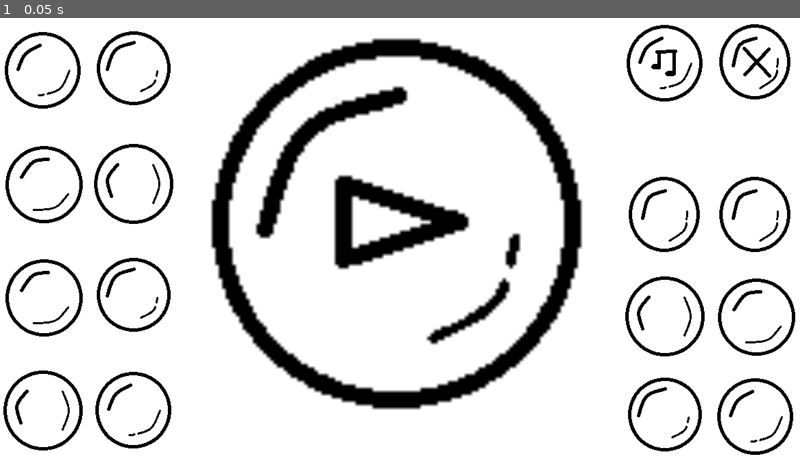
Above: before the commit, frame 1.
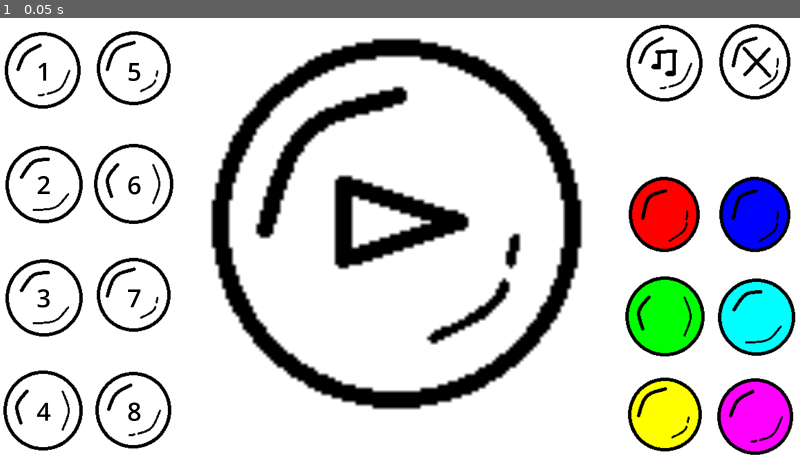
Above: after the commit, the same moment.

Repository: EmilioKolo/globalgamejam2025
Game: Godot game, scene res://scenes/menu.tscn
Same seed, same stepped clock (60 frames per second), same inputs: the game is played once before the commit and once after it.
Inputs:
- Up to frame 1 (0.05 s): no input

The runs differ from the first frame. In frame 1, 6.5% of the frame differs, in the area x 4-99%, y 9-98%.

Commit message:
Change colours and add transparent bubbles

Diff:
--- a/scenes/game.tscn
+++ b/scenes/game.tscn
@@ -26,6 +26,48 @@
 size_flags_horizontal = 3
 size_flags_stretch_ratio = 2.0
 
+[node name="pop_counter" type="HBoxContainer" parent="columns/left_panel"]
+layout_mode = 2
+size_flags_vertical = 3
+
+[node name="Label" type="Label" parent="columns/left_panel/pop_counter"]
+layout_mode = 2
+theme_override_colors/font_color = Color(0, 0, 0, 1)
+theme_override_font_sizes/font_size = 36
+text = " Pops: "
+vertical_alignment = 1
+
+[node name="pops" type="Label" parent="columns/left_panel/pop_counter"]
+custom_minimum_size = Vector2(100, 40)
+layout_mode = 2
+size_flags_horizontal = 3
+theme_override_colors/font_color = Color(0, 0, 0, 1)
+theme_override_font_sizes/font_size = 40
+text = "0"
+vertical_alignment = 1
+autowrap_mode = 1
+
+[node name="pop_counter_total" type="HBoxContainer" parent="columns/left_panel"]
+layout_mode = 2
+size_flags_vertical = 3
+
+[node name="Label" type="Label" parent="columns/left_panel/pop_counter_total"]
+layout_mode = 2
+theme_override_colors/font_color = Color(0, 0, 0, 1)
+theme_override_font_sizes/font_size = 36
+text = " Total: "
+vertical_alignment = 1
+
+[node name="pops" type="Label" parent="columns/left_panel/pop_counter_total"]
+custom_minimum_size = Vector2(100, 40)
+layout_mode = 2
+size_flags_horizontal = 3
+theme_override_colors/font_color = Color(0, 0, 0, 1)
+theme_override_font_sizes/font_size = 40
+text = "0"
+vertical_alignment = 1
+autowrap_mode = 1
+
 [node name="title" type="HBoxContainer" parent="columns/left_panel"]
 layout_mode = 2
 size_flags_vertical = 3
@@ -174,48 +216,6 @@
 theme_override_font_sizes/font_size = 40
 text = "25"
 horizontal_alignment = 1
-vertical_alignment = 1
-autowrap_mode = 1
-
-[node name="pop_counter" type="HBoxContainer" parent="columns/left_panel"]
-layout_mode = 2
-size_flags_vertical = 3
-
-[node name="Label" type="Label" parent="columns/left_panel/pop_counter"]
-layout_mode = 2
-theme_override_colors/font_color = Color(0, 0, 0, 1)
-theme_override_font_sizes/font_size = 36
-text = " Pops: "
-vertical_alignment = 1
-
-[node name="pops" type="Label" parent="columns/left_panel/pop_counter"]
-custom_minimum_size = Vector2(100, 40)
-layout_mode = 2
-size_flags_horizontal = 3
-theme_override_colors/font_color = Color(0, 0, 0, 1)
-theme_override_font_sizes/font_size = 40
-text = "0"
-vertical_alignment = 1
-autowrap_mode = 1
-
-[node name="pop_counter_total" type="HBoxContainer" parent="columns/left_panel"]
-layout_mode = 2
-size_flags_vertical = 3
-
-[node name="Label" type="Label" parent="columns/left_panel/pop_counter_total"]
-layout_mode = 2
-theme_override_colors/font_color = Color(0, 0, 0, 1)
-theme_override_font_sizes/font_size = 36
-text = " Total: "
-vertical_alignment = 1
-
-[node name="pops" type="Label" parent="columns/left_panel/pop_counter_total"]
-custom_minimum_size = Vector2(100, 40)
-layout_mode = 2
-size_flags_horizontal = 3
-theme_override_colors/font_color = Color(0, 0, 0, 1)
-theme_override_font_sizes/font_size = 40
-text = "0"
 vertical_alignment = 1
 autowrap_mode = 1
 
--- a/scenes/menu.tscn
+++ b/scenes/menu.tscn
@@ -34,24 +34,100 @@
 sprite_frame = 12
 button_size = 128
 
+[node name="Label1" type="Label" parent="columns/left_panel1/button1"]
+layout_mode = 1
+anchors_preset = 8
+anchor_left = 0.5
+anchor_top = 0.5
+anchor_right = 0.5
+anchor_bottom = 0.5
+offset_left = -20.0
+offset_top = -11.5
+offset_right = 20.0
+offset_bottom = 11.5
+grow_horizontal = 2
+grow_vertical = 2
+theme_override_colors/font_color = Color(0, 0, 0, 1)
+theme_override_font_sizes/font_size = 80
+text = "1"
+horizontal_alignment = 1
+vertical_alignment = 1
+
 [node name="button2" parent="columns/left_panel1" instance=ExtResource("2_2qk0i")]
 layout_mode = 2
 size_flags_stretch_ratio = 3.0
 sprite_frame = 12
 button_size = 128
 
+[node name="Label2" type="Label" parent="columns/left_panel1/button2"]
+layout_mode = 1
+anchors_preset = 8
+anchor_left = 0.5
+anchor_top = 0.5
+anchor_right = 0.5
+anchor_bottom = 0.5
+offset_left = -23.0
+offset_top = -55.0
+offset_right = 23.0
+offset_bottom = 55.0
+grow_horizontal = 2
+grow_vertical = 2
+theme_override_colors/font_color = Color(0, 0, 0, 1)
+theme_override_font_sizes/font_size = 80
+text = "2"
+horizontal_alignment = 1
+vertical_alignment = 1
+
 [node name="button3" parent="columns/left_panel1" instance=ExtResource("2_2qk0i")]
 layout_mode = 2
 size_flags_stretch_ratio = 3.0
 sprite_frame = 12
 button_size = 128
 
+[node name="Label3" type="Label" parent="columns/left_panel1/button3"]
+layout_mode = 1
+anchors_preset = 8
+anchor_left = 0.5
+anchor_top = 0.5
+anchor_right = 0.5
+anchor_bottom = 0.5
+offset_left = -23.0
+offset_top = -55.0
+offset_right = 23.0
+offset_bottom = 55.0
+grow_horizontal = 2
+grow_vertical = 2
+theme_override_colors/font_color = Color(0, 0, 0, 1)
+theme_override_font_sizes/font_size = 80
+text = "3"
+horizontal_alignment = 1
+vertical_alignment = 1
+
 [node name="button4" parent="columns/left_panel1" instance=ExtResource("2_2qk0i")]
 layout_mode = 2
 size_flags_stretch_ratio = 3.0
 sprite_frame = 12
 button_size = 128
 
+[node name="Label4" type="Label" parent="columns/left_panel1/button4"]
+layout_mode = 1
+anchors_preset = 8
+anchor_left = 0.5
+anchor_top = 0.5
+anchor_right = 0.5
+anchor_bottom = 0.5
+offset_left = -23.0
+offset_top = -55.0
+offset_right = 23.0
+offset_bottom = 55.0
+grow_horizontal = 2
+grow_vertical = 2
+theme_override_colors/font_color = Color(0, 0, 0, 1)
+theme_override_font_sizes/font_size = 80
+text = "4"
+horizontal_alignment = 1
+vertical_alignment = 1
+
 [node name="left_panel2" type="VBoxContainer" parent="columns"]
 layout_mode = 2
 size_flags_horizontal = 3
@@ -63,23 +139,99 @@
 sprite_frame = 12
 button_size = 128
 
+[node name="Label5" type="Label" parent="columns/left_panel2/button5"]
+layout_mode = 1
+anchors_preset = 8
+anchor_left = 0.5
+anchor_top = 0.5
+anchor_right = 0.5
+anchor_bottom = 0.5
+offset_left = -23.0
+offset_top = -55.0
+offset_right = 23.0
+offset_bottom = 55.0
+grow_horizontal = 2
+grow_vertical = 2
+theme_override_colors/font_color = Color(0, 0, 0, 1)
+theme_override_font_sizes/font_size = 80
+text = "5"
+horizontal_alignment = 1
+vertical_alignment = 1
+
 [node name="button6" parent="columns/left_panel2" instance=ExtResource("2_2qk0i")]
 layout_mode = 2
 size_flags_stretch_ratio = 3.0
 sprite_frame = 12
 button_size = 128
 
+[node name="Label6" type="Label" parent="columns/left_panel2/button6"]
+layout_mode = 1
+anchors_preset = 8
+anchor_left = 0.5
+anchor_top = 0.5
+anchor_right = 0.5
+anchor_bottom = 0.5
+offset_left = -23.0
+offset_top = -55.0
+offset_right = 23.0
+offset_bottom = 55.0
+grow_horizontal = 2
+grow_vertical = 2
+theme_override_colors/font_color = Color(0, 0, 0, 1)
+theme_override_font_sizes/font_size = 80
+text = "6"
+horizontal_alignment = 1
+vertical_alignment = 1
+
 [node name="button7" parent="columns/left_panel2" instance=ExtResource("2_2qk0i")]
 layout_mode = 2
 size_flags_stretch_ratio = 3.0
 sprite_frame = 12
 button_size = 128
 
+[node name="Label7" type="Label" parent="columns/left_panel2/button7"]
+layout_mode = 1
+anchors_preset = 8
+anchor_left = 0.5
+anchor_top = 0.5
+anchor_right = 0.5
+anchor_bottom = 0.5
+offset_left = -23.0
+offset_top = -55.0
+offset_right = 23.0
+offset_bottom = 55.0
+grow_horizontal = 2
+grow_vertical = 2
+theme_override_colors/font_color = Color(0, 0, 0, 1)
+theme_override_font_sizes/font_size = 80
+text = "7"
+horizontal_alignment = 1
+vertical_alignment = 1
+
 [node name="button8" parent="columns/left_panel2" instance=ExtResource("2_2qk0i")]
 layout_mode = 2
 size_flags_stretch_ratio = 3.0
 sprite_frame = 12
 button_size = 128
+
+[node name="Label8" type="Label" parent="columns/left_panel2/button8"]
+layout_mode = 1
+anchors_preset = 8
+anchor_left = 0.5
+anchor_top = 0.5
+anchor_right = 0.5
+anchor_bottom = 0.5
+offset_left = -23.0
+offset_top = -55.0
+offset_right = 23.0
+offset_bottom = 55.0
+grow_horizontal = 2
+grow_vertical = 2
+theme_override_colors/font_color = Color(0, 0, 0, 1)
+theme_override_font_sizes/font_size = 80
+text = "8"
+horizontal_alignment = 1
+vertical_alignment = 1
 
 [node name="play" parent="columns" instance=ExtResource("2_2qk0i")]
 layout_mode = 2
@@ -103,14 +255,17 @@
 size_flags_stretch_ratio = 0.5
 
 [node name="colour1" parent="columns/right_panel1" instance=ExtResource("2_2qk0i")]
+modulate = Color(1, 0, 0, 1)
 layout_mode = 2
 sprite_frame = 12
 
 [node name="colour2" parent="columns/right_panel1" instance=ExtResource("2_2qk0i")]
+modulate = Color(0, 1, 0, 1)
 layout_mode = 2
 sprite_frame = 12
 
 [node name="colour3" parent="columns/right_panel1" instance=ExtResource("2_2qk0i")]
+modulate = Color(1, 1, 0, 1)
 layout_mode = 2
 sprite_frame = 12
 
@@ -130,14 +285,17 @@
 size_flags_stretch_ratio = 0.5
 
 [node name="colour4" parent="columns/right_panel2" instance=ExtResource("2_2qk0i")]
+modulate = Color(0, 0, 1, 1)
 layout_mode = 2
 sprite_frame = 12
 
 [node name="colour5" parent="columns/right_panel2" instance=ExtResource("2_2qk0i")]
+modulate = Color(0, 1, 1, 1)
 layout_mode = 2
 sprite_frame = 12
 
 [node name="colour6" parent="columns/right_panel2" instance=ExtResource("2_2qk0i")]
+modulate = Color(1, 0, 1, 1)
 layout_mode = 2
 sprite_frame = 12
 
--- a/scenes/responsive_touch.tscn
+++ b/scenes/responsive_touch.tscn
@@ -1,7 +1,7 @@
 [gd_scene load_steps=15 format=3 uid="uid://bcrqqi76p6yg5"]
 
 [ext_resource type="Script" path="res://scripts/responsive_touch.gd" id="1_4vqoy"]
-[ext_resource type="Texture2D" uid="uid://63jkkdmg0suy" path="res://assets/bubble_all.png" id="2_b6n30"]
+[ext_resource type="Texture2D" uid="uid://ssvm5kbf7t7r" path="res://assets/bubble_all_transparent.png" id="2_4aolm"]
 [ext_resource type="AudioStream" uid="uid://c6aemd2m5mee4" path="res://assets/pop1_nr_cut.mp3" id="3_gpue8"]
 [ext_resource type="AudioStream" uid="uid://cavys1re1vlyl" path="res://assets/pop2_nr_cut.mp3" id="4_lj4hb"]
 [ext_resource type="AudioStream" uid="uid://cdro7imnh7b2k" path="res://assets/pop3_nr_cut.mp3" id="5_3fth1"]
@@ -113,7 +113,7 @@
 grow_vertical = 2
 
 [node name="sprite" type="Sprite2D" parent="button_anchor"]
-texture = ExtResource("2_b6n30")
+texture = ExtResource("2_4aolm")
 centered = false
 hframes = 6
 vframes = 5
Binary file added: assets/bubble_all_transparent.png
Not shown, added: assets/bubble_all_transparent.png.import
